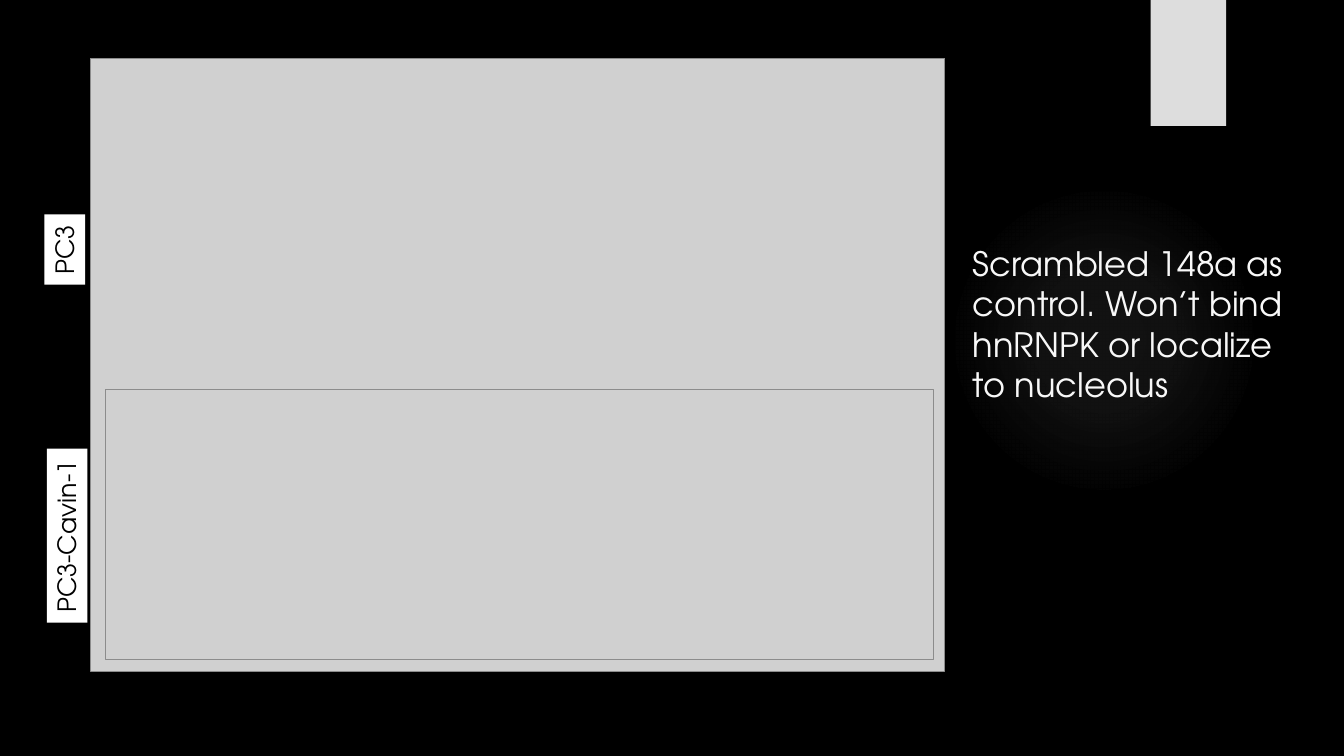
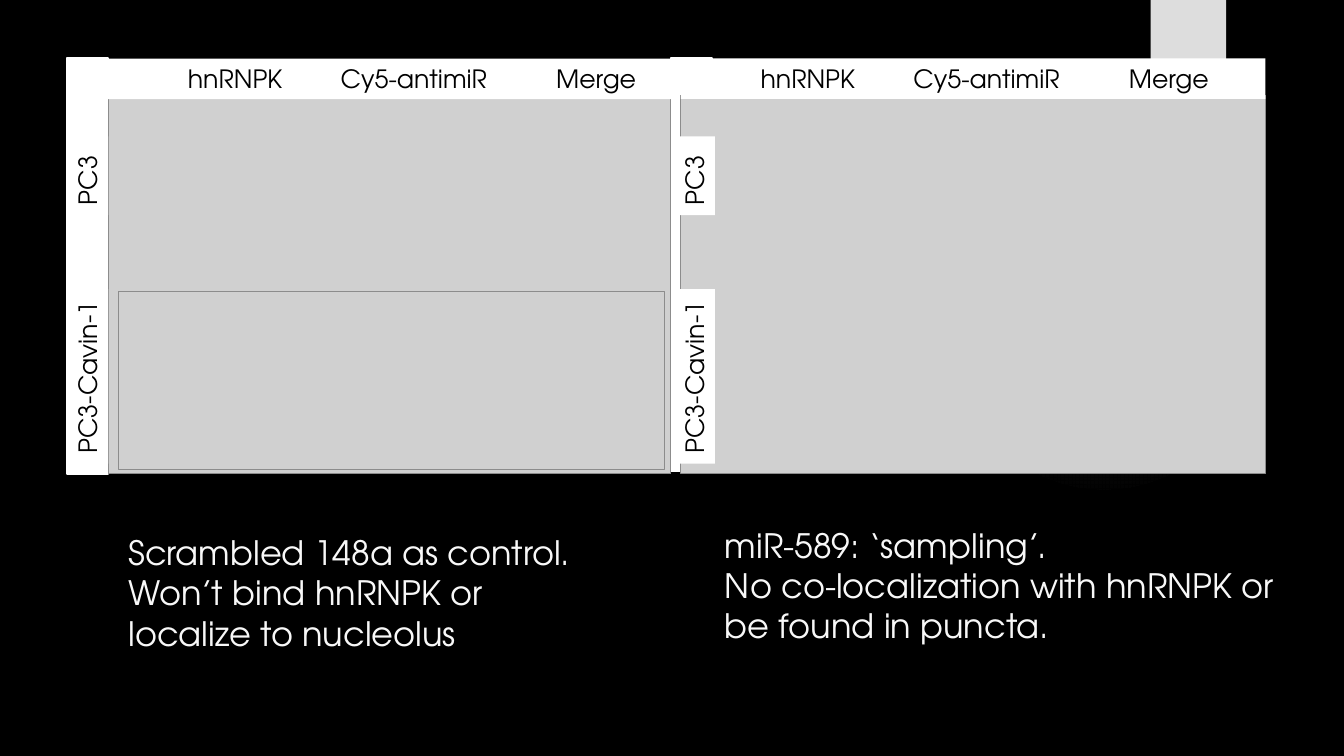
Before and after one commit to HarleyRobinson/Honours2, a slide deck: slide 21 of CollCompBiol.pptx. Drawn at 1344x756 pixels with LibreOffice and Linux fonts; fonts in the diff are those of the drawing; grey boxes stand for pictures; background and template pictures are left out. Boxes give left, top, right and bottom in pixels: in the first picture for what was removed or moved away, otherwise in the second. Text is boxed around its words. In the diff, an @@ line names an element or a change of style, - is before the commit and + after.

```diff
--- a/CollCompBiol.pptx
+++ b/CollCompBiol.pptx
@@ rectangle added at box(68, 58, 108, 474), fill #FFFFFF, outline #FFFFFF 1.5 pt @@
@@ rectangle added at box(108, 58, 673, 99), fill #FFFFFF, 18 pt, text #000000 @@
+hnRNPK Cy5-antimiR Merge
@@ rectangle added at box(671, 58, 712, 471), fill #FFFFFF, outline #FFFFFF 1.5 pt @@
@@ rectangle added at box(682, 58, 1266, 99), fill #FFFFFF, 18 pt, text #000000 @@
+hnRNPK Cy5-antimiR Merge
@@ picture: place and size @@
-picture at box(91, 58, 945, 671)
+picture at box(108, 70, 670, 474)
@@ picture added at box(682, 96, 1266, 474) @@
@@ rectangle "PC3": place and size @@
-rectangle "PC3" at box(44, 214, 85, 284)
+rectangle "PC3" at box(68, 136, 108, 215)
@@ rectangle added at box(675, 136, 715, 215), fill #FFFFFF, 18 pt, text #000000 @@
+PC3
@@ text removed at box(50, 235, 93, 279) @@
-GFP
@@ rectangle "PC3-Cavin-1": place and size @@
-rectangle "PC3-Cavin-1" at box(47, 448, 87, 623)
+rectangle "PC3-Cavin-1" at box(68, 289, 108, 463)
@@ picture: place and size @@
-picture at box(106, 390, 935, 660)
+picture at box(118, 291, 663, 469)
@@ rectangle added at box(674, 289, 714, 463), fill #FFFFFF, 18 pt, text #000000 @@
+PC3-Cavin-1
@@ text removed at box(46, 476, 89, 608) @@
-Cavin-1
@@ title "Scrambled 148a as control. Won’t ..." rewrapped from box(973, 250, 1283, 398) to box(128, 539, 571, 647) @@
@@ text added at box(725, 532, 1273, 645), 24 pt, text #F8F8F8 @@
+miR-589: ‘sampling’.
+No co-localization with hnRNPK or be found in puncta.
```
Also in this commit, not shown: 1 other slide changed, 1 slide removed, 2 other files.
